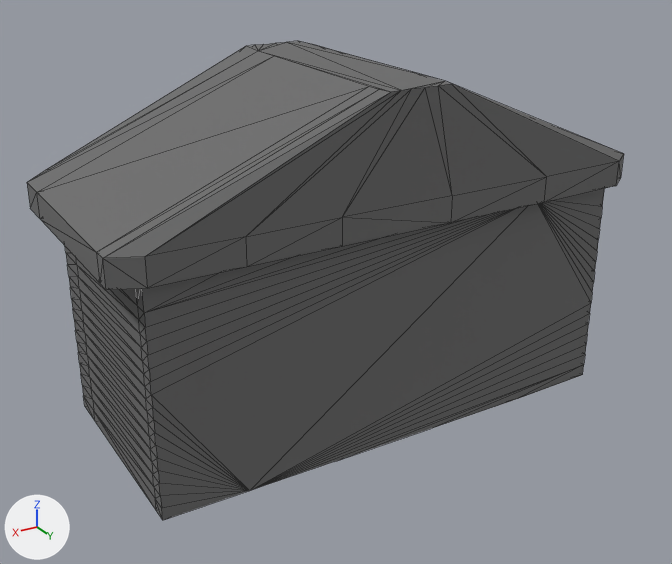
What one commit did to the FBX model Assets/Resources/101_DevelopPJHScene/8_Models/out/home2/home2@out_open.FBX.
Camera for both pictures: a 50 mm camera at (2.42, 3.26, 2.2) aimed at (0.47, 0.01, 0.57). Arrows for +X, +Y and +Z are at lower left; the lights stay in place. Mesh edges are drawn as thin lines. Where no turn or scale is listed for an object, it has been applied to the vertices. Vertices at the same position are counted once.
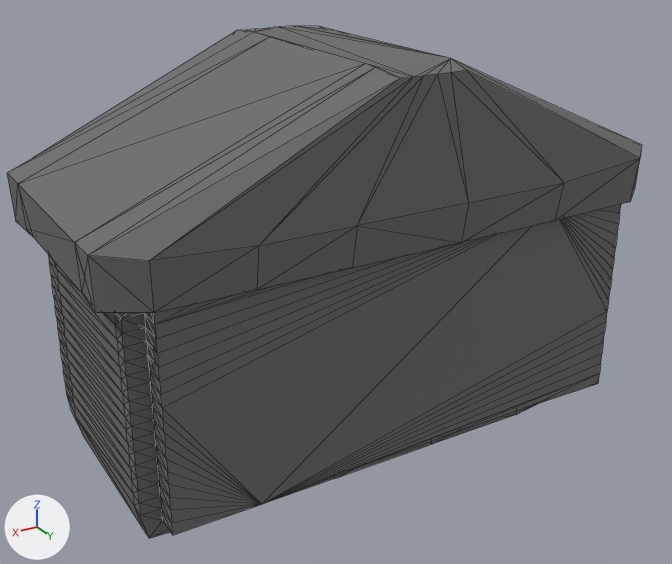
Changed parts and their boxes [x1, y1, x2, y2] in the pictures (672 x 564 px):
'Box001', reshaped (6% wider, 7% taller): before [27, 41, 624, 520]; after [7, 26, 641, 538]
'Object002', reshaped: before [142, 188, 605, 520]; after [144, 204, 621, 535]
part 1 of me_mesh_002, added: after [144, 204, 621, 535]
part 2 of me_mesh, added: after [7, 26, 641, 538]

The edits, one by one:
me_mesh is used by ob_box001; location (0.0, 0.0, 0.0).
me_mesh had 464 vertices, 770 faces and spanned x -0.78..1.62, y -0.65..0.53, z 0.0..1.52.
me_mesh now has 930 vertices, 1800 faces and spans x -0.85..1.69, y -0.75..0.63, z -0.08..1.6.
me_mesh part 2: 466 vertices added at x -0.85..1.69, y -0.75..0.63, z -0.08..1.6.
me_mesh_002 is used by ob_object002; location (0.0, 0.0, 0.0).
me_mesh_002 had 44 vertices, 42 faces and spanned x -0.66..1.5, y 0.46..0.47, z 0.0..0.97.
me_mesh_002 now has 88 vertices, 172 faces and spans x -0.66..1.5, y 0.46..0.57, z 0.0..0.97.
Part 1, on me_mesh_002:
3 vertices are added at (0.75, 0.57, 0.02), (-0.24, 0.57, 0.02), (0.25, 0.57, 0.02).
41 new vertices lie (0.0, 0.1, 0.0) away from vertices in x -0.66..1.5, y 0.46..0.47, z 0.0..0.97.
130 new faces join them.
